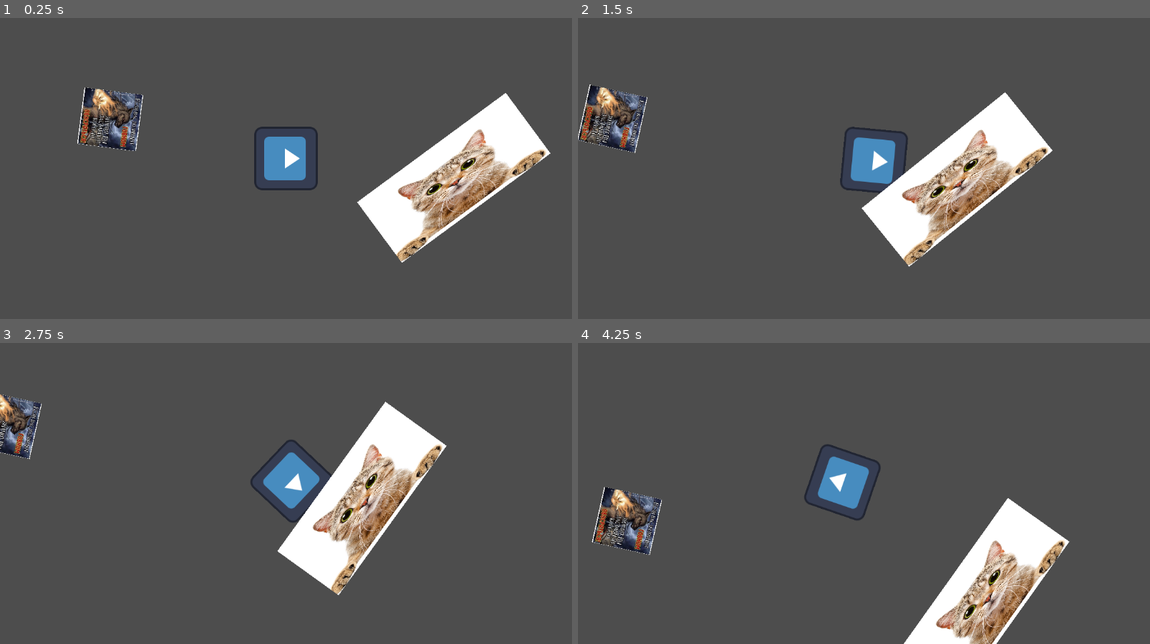
Above: before the commit, frames 1-4 (two rows, left to right).
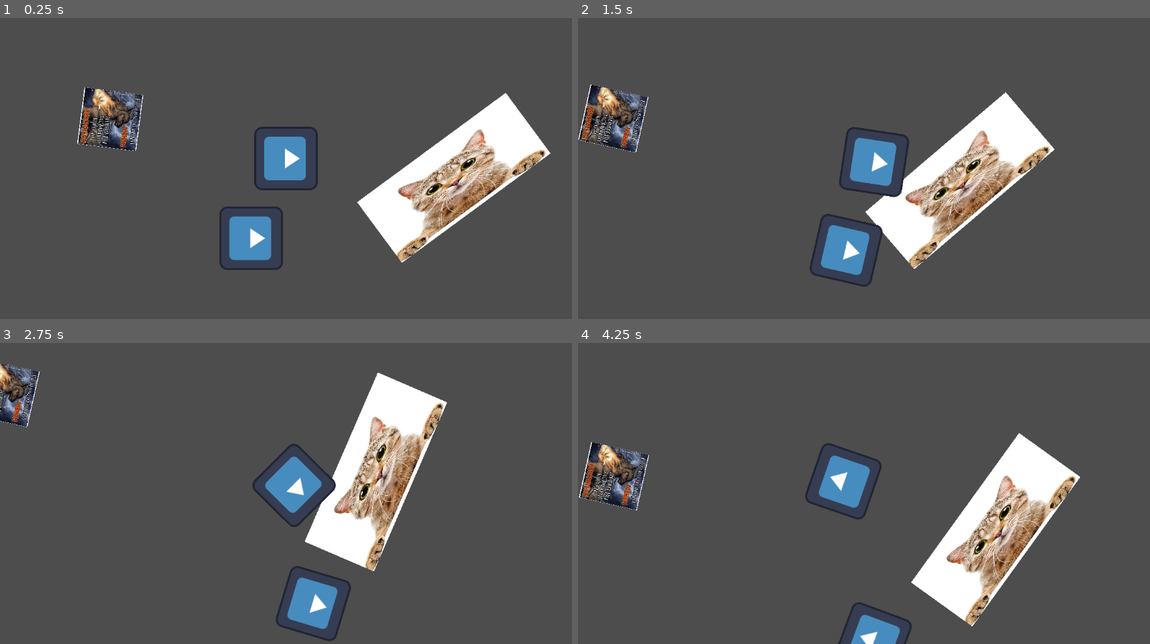
Above: after the commit, the same moments.

Repository: Smugllar/Geoffrey
Game: Godot game, scene res://scenes/main.tscn
Two runs of this game, one before a commit and one after it. Both use one fixed random seed, a clock stepped at 60 frames per second and the inputs below. The engine's default icon, where the game draws it, is replaced by a stand-in: a white triangle on a blue panel in a dark square.
Inputs:
- Up to frame 1 (0.25 s): no input
- Up to frame 2 (1.5 s): hold D (move_right) 0.53-1.28 s; hold S (move_down) from 1.28 s (still down)
- Up to frame 3 (2.75 s): release S (move_down) at 2.03 s; hold D (move_right) from 2.03 s (still down)
- Up to frame 4 (4.25 s): release D (move_right) at 2.78 s; hold W (move_up) 2.78-3.53 s; hold A (move_left) from 3.53 s (still down)

The runs differ from the first frame. In frame 1, 1.4% of the frame differs, in the area x 38-50%, y 62-84%; in frame 2, 6.6%; in frame 3, 12%; in frame 4, 15%, in the area x 0-88%, y 29-100%.

Commit message:
just changed some values

Diff:
--- a/scenes/main.tscn
+++ b/scenes/main.tscn
@@ -6,13 +6,16 @@
 
 [node name="Main" type="Node2D"]
 
-[node name="Player" parent="." instance=ExtResource("1_46vnj")]
-position = Vector2(604, 327)
-
 [node name="Table" parent="." instance=ExtResource("2_5qq61")]
 position = Vector2(942, 366)
 rotation = -0.6353
 angular_velocity = 0.0
 
+[node name="Player" parent="." instance=ExtResource("1_46vnj")]
+position = Vector2(604, 327)
+
 [node name="Civilian" parent="." instance=ExtResource("3_3qbp8")]
 position = Vector2(250, 248)
+
+[node name="Player2" parent="." instance=ExtResource("1_46vnj")]
+position = Vector2(534, 488)
--- a/scenes/player.tscn
+++ b/scenes/player.tscn
@@ -1,10 +1,14 @@
-[gd_scene load_steps=5 format=3 uid="uid://bo2x5fk0khblm"]
+[gd_scene load_steps=6 format=3 uid="uid://bo2x5fk0khblm"]
 
 [ext_resource type="Script" path="res://scripts/player.gd" id="1_5a8yg"]
 [ext_resource type="Texture2D" uid="uid://b5afwit7kx1c" path="res://assets/icon.svg" id="1_7yjij"]
 
 [sub_resource type="CircleShape2D" id="CircleShape2D_fiyma"]
 radius = 59.0
+
+[sub_resource type="CapsuleShape2D" id="CapsuleShape2D_7ty42"]
+radius = 26.0
+height = 96.0
 
 [sub_resource type="SpriteFrames" id="SpriteFrames_2md46"]
 animations = [{
@@ -28,8 +32,12 @@
 process_callback = 0
 position_smoothing_enabled = true
 
-[node name="CollisionShape2D" type="CollisionShape2D" parent="."]
+[node name="CollisionShapeCircle" type="CollisionShape2D" parent="."]
 shape = SubResource("CircleShape2D_fiyma")
+
+[node name="CollisionShapeFlat" type="CollisionShape2D" parent="."]
+position = Vector2(33, 0)
+shape = SubResource("CapsuleShape2D_7ty42")
 
 [node name="AnimatedSprite2D" type="AnimatedSprite2D" parent="."]
 rotation = 1.5708
--- a/scenes/table.tscn
+++ b/scenes/table.tscn
@@ -6,11 +6,11 @@
 size = Vector2(372, 152)
 
 [node name="Table" type="RigidBody2D"]
-mass = 5.0
+mass = 3.0
 gravity_scale = 0.0
-linear_damp = 5.0
+linear_damp = 1.0
 angular_velocity = 6.98132
-angular_damp = 5.0
+angular_damp = 1.0
 
 [node name="Sprite2D" type="Sprite2D" parent="."]
 scale = Vector2(0.31, 0.126667)
